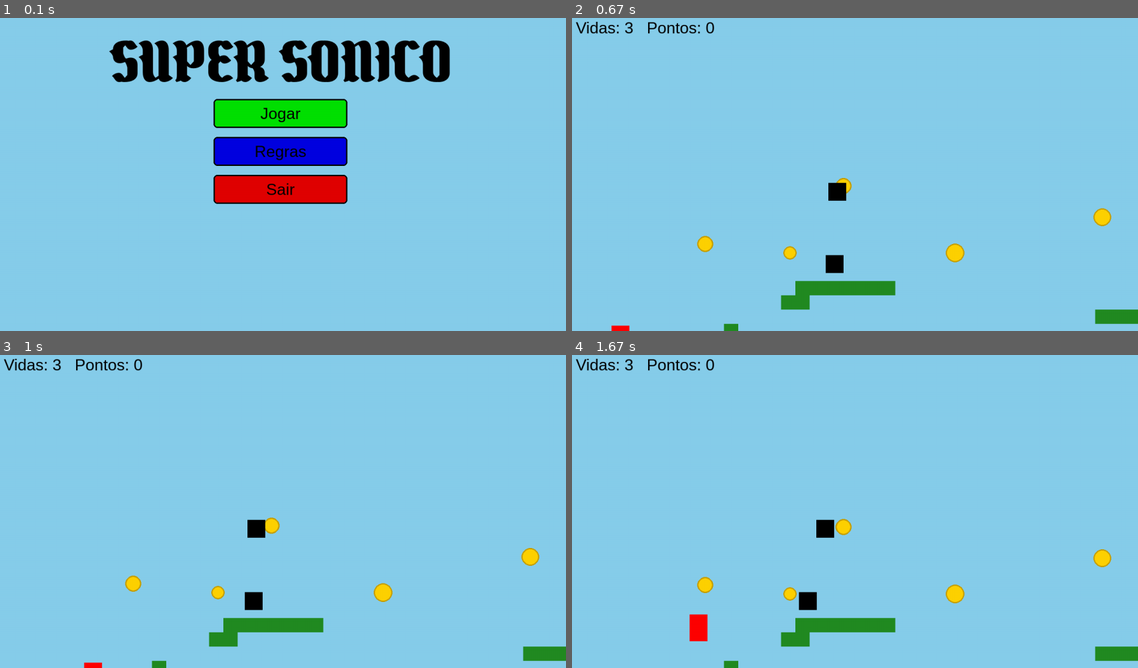
Above: before the commit, frames 1-4 (two rows, left to right).
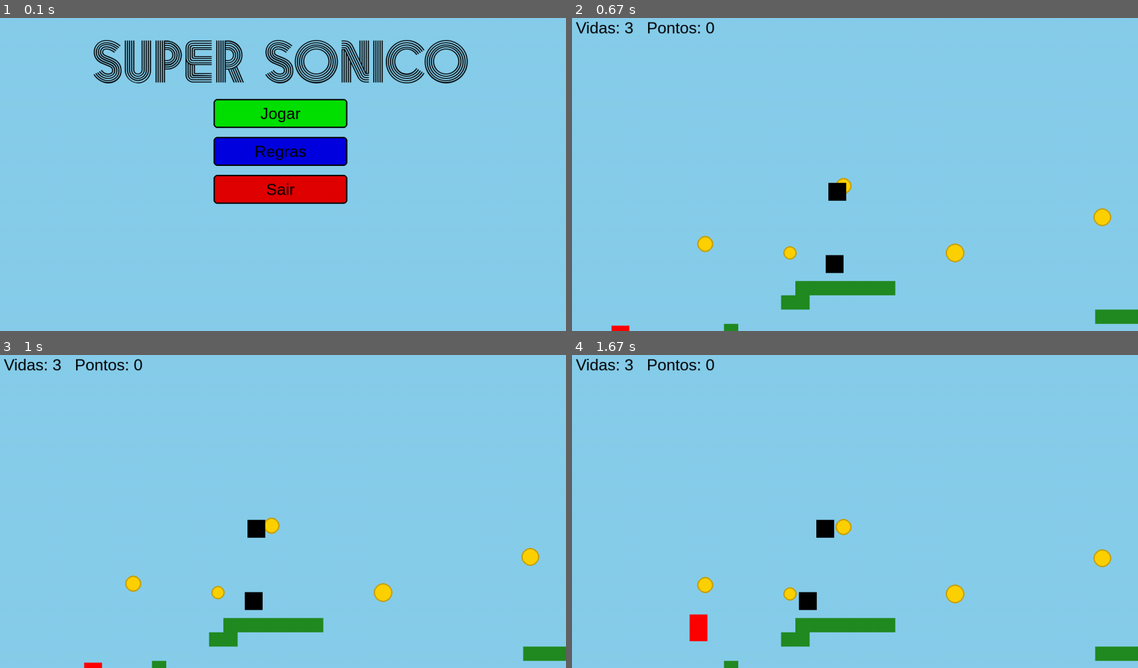
Above: after the commit, the same moments.

Repository: gabrielmichinhote/Pygame
Game: pygame game, started from main.py
Same seed, same stepped clock (60 frames per second), same inputs: the game is played once before the commit and once after it.
Inputs (mouse positions are in pixels of both pictures, inside the frame that each line leads up to):
- Up to frame 1 (0.1 s): no input
- Up to frame 2 (0.67 s): click "Jogar" at 0.38 s
- Up to frame 3 (1 s): hold Right from 0.67 s (still down); move the mouse to (260, 520) at 0.7 s
- Up to frame 4 (1.67 s): release Right at 1.13 s; hold Up 1.22-1.52 s; tap Space at 1.28, 1.62 s; hold Right from 1.55 s (still down)

The runs differ from the first frame. In frame 1, 6.5% of the frame differs, in the area x 16-83%, y 6-21%; in frame 2, nothing differs; in frame 3, nothing differs; in frame 4, nothing differs.

Commit message:
fonte principal

Diff:
--- a/main.py
+++ b/main.py
@@ -16,7 +16,8 @@
 MAP_WIDTH = map_data.COLS * map_data.TILE
 FONT_GO = pygame.font.Font('NiseJSRF.ttf',96)
 FONT_GO_MENOR = pygame.font.Font('BloomsFree.ttf', 48)
-FONT_TITULO = pygame.font.Font('TheBlackKnightDEMO.otf', 125)
+FONT_TITULO = pygame.font.Font('Rambors.ttf', 125)
+
 #cores
 BRANCO = (255, 255, 255)
 PRETO = (0, 0, 0)
--- /dev/null
+++ b/ranking.json
@@ -0,0 +1,6 @@
+[
+  {
+    "name": "ju",
+    "time": 30.114
+  }
+]
Binary file added: Background-v2.jpg
Binary file added: Rambors.ttf
